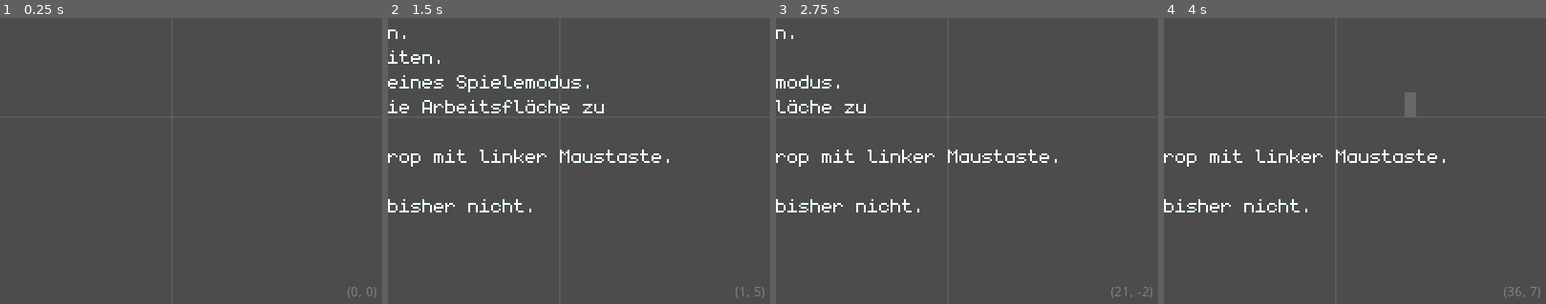
Above: before the commit, frames 1-4 (left to right).
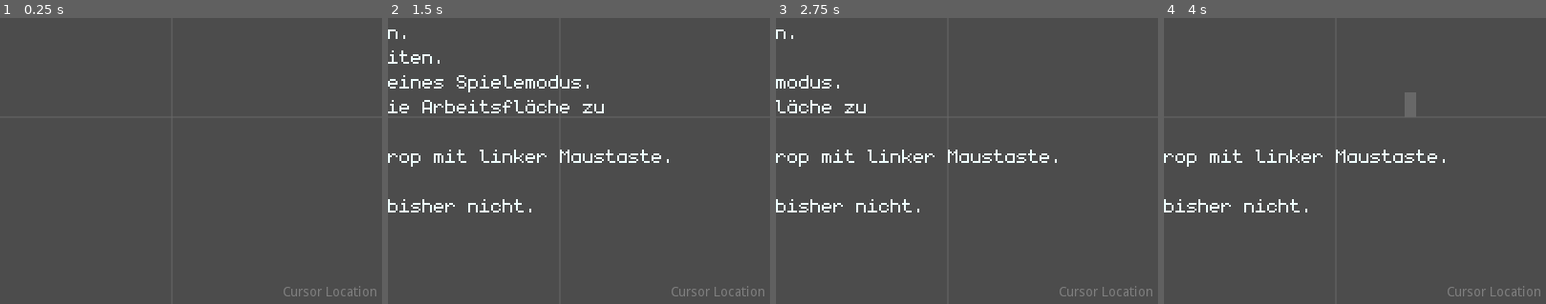
Above: after the commit, the same moments.

Repository: slapslash/TextMap
Game: Godot game, scene res://TextMap.tscn
Same seed, same stepped clock (60 frames per second), same inputs: the game is played once before the commit and once after it.
Inputs (mouse positions are % of the whole screen's width and height, from its top left):
- Up to frame 1 (0.25 s): no input
- Up to frame 2 (1.5 s): tap Enter at 0.5, 0.6 s; move the mouse to (72, 45) at 0.52 s; hold Right (ui_right) 0.53-1.25 s; click (72, 45) at 0.67 s; tap Space at 0.77, 1.25 s; drag from (30, 55) to (45, 70) at 1.27 s
- Up to frame 3 (2.75 s): tap Enter at 2 s; move the mouse to (60, 28) at 2.02 s; hold Right (ui_right) from 2.03 s (still down); tap Delete at 2.1 s; click (60, 28) at 2.17 s
- Up to frame 4 (4 s): release Right (ui_right) at 2.75 s; tap Space at 2.75, 3.77 s; drag from (45, 70) to (20, 35) at 2.77 s; tap Enter at 3.5, 3.6 s; move the mouse to (80, 65) at 3.52 s; hold Left (ui_left) from 3.53 s (still down); click (80, 65) at 3.67 s
The pictures show only the part of the screen within x 50-100%, y 50-100%; the shares and areas given below are measured in that part.

The runs differ from the first frame. In frame 1, 0.2% of the frame differs, in the area x 74-99%, y 93-98%; in frame 2, 0.2%; in frame 3, 0.2%; in frame 4, 0.2%.

Commit message:
Make Cursor a separate Node.

Diff:
--- /dev/null
+++ b/Cursor.gd
@@ -0,0 +1,26 @@
+extends Polygon2D
+
+
+
+func _ready():
+	_init_cursor()
+	update_position()
+
+
+func _init_cursor():
+	polygon = Global.get_cell_polygon().polygon
+	# set cursor behind the text
+	z_index = -1
+	color = Global.cursor_color
+
+
+func update_position():
+	global_position = Global.cell_size * Global.cell
+
+
+func _unhandled_input(event):
+	if event is InputEventMouseButton:
+		if event.button_index == BUTTON_LEFT:
+			var mpos = Global.get_cell_from_mouse_pos()
+			Global.cell = mpos
+			update_position()
--- a/Global.gd
+++ b/Global.gd
@@ -3,7 +3,7 @@
 var font: DynamicFont
 var font_size: int = 32
 var cell_size = Vector2(0, 0)
-var cell = Vector2(0, 0)
+var cell: Vector2 = Vector2.ZERO
 # size of a screen in characters. will affect grid... Is calculated
 # from the cell size/ font size.
 var screen_size_characters: Vector2 = Vector2(30, 8)
@@ -23,13 +23,16 @@
 
 # when exporting the game res:// should be replaced by user:// as the export
 # will not have access to the res-folder.
-var project_path = "user://TextMapProject.tscn"
+var project_path = "res://TextMapProject.tscn"
 var default_project_path = "res://TextMapProject.tscn"
 var project_name = "TextMapProject"
 
 const LAYER_TEXT = "Text"
 const LAYER_TERRAIN = "Terrain"
 const LAYER_GAME = "Game"
+
+
+
 
 func _ready():
 	font = DynamicFont.new()
--- a/TextLayerInputs.gd
+++ b/TextLayerInputs.gd
@@ -1,23 +1,16 @@
 extends Node2D
 
-onready var cursor: Polygon2D
 onready var selection = $Selection
+onready var cursor = $"/root/TextMap/Cursor"
 onready var parent_tilemap = $"/root/TextMap/Project/TextLayer"
 
-signal cursor_pos_changed
-
-
-func _ready():
-	_init_cursor()
 
 
 func _unhandled_input(event):
 	if event is InputEventMouseButton:
 		if event.button_index == BUTTON_LEFT:
-			var mpos = Global.get_cell_from_mouse_pos()
-			Global.cell = mpos
-			_update_cursor()
 			if event.pressed:
+				var mpos = Global.get_cell_from_mouse_pos()
 				selection.on_left_mouse_button_pressed(mpos)
 			elif not event.pressed:
 				selection.on_left_mouse_button_released()
@@ -78,20 +71,16 @@
 				selection.on_selection_by_key(add.x, 0)
 
 			285212689: # Control+Right
-				if selection.are_cells_selected():
-					selection.on_drag_by_key(1, 0)
+				selection.on_drag_by_key(1, 0)
 
 			285212687: # Control+Left
-				if selection.are_cells_selected():
-					selection.on_drag_by_key(-1, 0)
+				selection.on_drag_by_key(-1, 0)
 
 			285212688: # Control+Up
-				if selection.are_cells_selected():
-					selection.on_drag_by_key(0, -1)
+				selection.on_drag_by_key(0, -1)
 
 			285212690: # Control+Down
-				if selection.are_cells_selected():
-					selection.on_drag_by_key(0, 1)
+				selection.on_drag_by_key(0, 1)
 
 			KEY_ESCAPE:
 				selection.clear()
@@ -159,20 +148,6 @@
 		change_cell(add)
 
 
-func _init_cursor():
-	cursor = Global.get_cell_polygon()
-	# set cursor behind the text
-	cursor.z_index = -1
-	cursor.color = Global.cursor_color
-	add_child(cursor)
-	_update_cursor()
-
-
-func _update_cursor():
-	cursor.global_position = Global.cell_size * Global.cell
-	emit_signal("cursor_pos_changed")
-
-
 func change_cell(add: Vector2):
 	Global.cell += add
-	_update_cursor()
+	cursor.update_position()
--- a/TextMap.tscn
+++ b/TextMap.tscn
@@ -12,6 +12,7 @@
 [ext_resource path="res://Project.gd" type="Script" id=10]
 [ext_resource path="res://TerrainLayer.gd" type="Script" id=11]
 [ext_resource path="res://Player.tscn" type="PackedScene" id=12]
+[ext_resource path="res://Cursor.gd" type="Script" id=13]
 
 [node name="TextMap" type="Node2D"]
 script = ExtResource( 7 )
@@ -23,6 +24,9 @@
 current = true
 smoothing_speed = 1.0
 script = ExtResource( 3 )
+
+[node name="Cursor" type="Polygon2D" parent="."]
+script = ExtResource( 13 )
 
 [node name="Grid" type="Node2D" parent="."]
 script = ExtResource( 1 )
@@ -60,4 +64,3 @@
 [connection signal="switch_layer" from="." to="Project/TerrainLayer" method="_on_TextMap_switch_layer"]
 [connection signal="switch_layer" from="." to="UI" method="_on_TextMap_switch_layer"]
 [connection signal="zoom_changed" from="Camera" to="." method="_on_Camera_zoom_changed"]
-[connection signal="cursor_pos_changed" from="Project/TextLayer/Inputs" to="UI" method="_on_Inputs_cursor_pos_changed"]
--- a/UI.gd
+++ b/UI.gd
@@ -6,9 +6,9 @@
 
 
 
-func _on_Inputs_cursor_pos_changed():
-	cursor_loc_label.text = str(Global.cell)
+func _on_TextMap_switch_layer(to_layer_id):
+	current_layer_label.text = "Current Layer: " + str(to_layer_id)
 
 
-func _on_TextMap_switch_layer(to_layer_id):
-	current_layer_label.text = "Current Layer: " + str(to_layer_id)
+func _on_Cursor_cursor_pos_changed():
+	cursor_loc_label.text = str(Global.cell)
Not shown: 1 places in TextMap.tscn that only renumber resources
